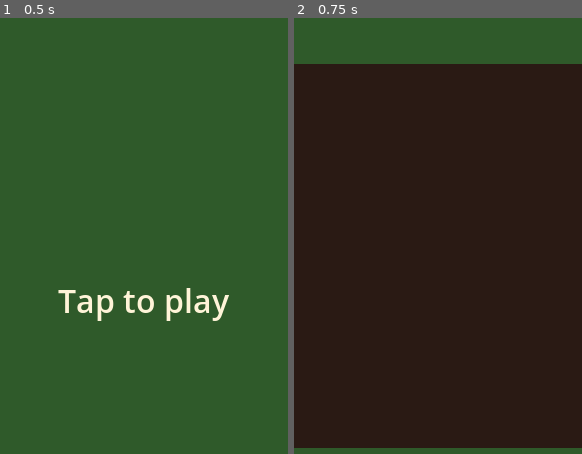
Above: before the commit, frames 1-2 (left to right).
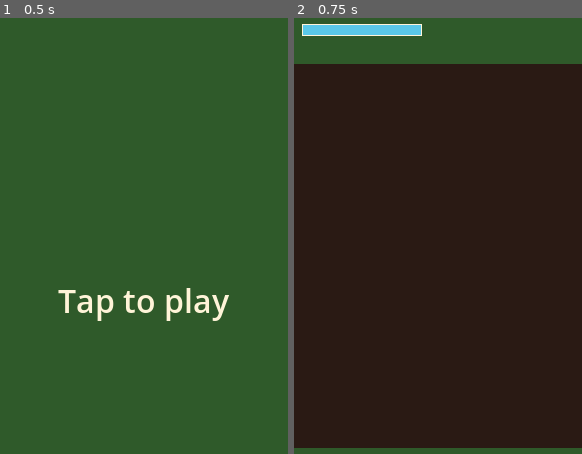
Above: after the commit, the same moments.

Repository: GraySun2/bevyVgodot
Game: Godot game, scene res://main.tscn
The game is run twice, just before and just after one commit, with the same random seed, the same clock (stepped at 60 frames per second) and the same inputs.
Inputs (mouse positions are in pixels of both pictures, inside the frame that each line leads up to):
- Up to frame 1 (0.5 s): no input
- Up to frame 2 (0.75 s): tap Enter at 0.5 s; move the mouse to (501, 275) at 0.52 s; hold Right from 0.53 s (still down); click (501, 275) at 0.67 s

Frame 1 is identical in both runs. In frame 2, 1.1% of the frame differs, in the area x 2-45%, y 1-5%.
Error in both runs: Trying to return a value of type "Nil" from a function whose return type is "Dictionary". (res://sheet.gd:41)

Commit message:
Godot: step 3 as the builder handed it back (mana, aim, Gust, first sounds)
Co-Authored-By: Claude Fable 5.2 <noreply@anthropic.com>
Claude-Session: https://claude.ai/code/session_015NcQvQf3EAViDpbKAmzWRx

Diff:
--- /dev/null
+++ b/godot/aim.gd
@@ -0,0 +1,55 @@
+extends Sprite2D
+## The mark on the aimed tile, which is the tile a spell lands on.
+## The aimed tile is the next tile from the mage's tile, the way the mage faces.
+## A touch that starts on a tile of the lot, no more than REACH tiles from the mage's
+## tile, aims there instead, until the mage's tile changes or the mage turns.
+## In the scene this node comes before the mage, so it is drawn under it, and it is
+## set to run after the mage each frame, so the mark never lags a frame behind.
+
+const NONE := Vector2i(-1, -1)  # what tile() says when no tile is aimed
+const REACH := 2  # how many tiles away a touch can aim, across and up or down
+
+var _picked := NONE  # the tile a touch picked, while it holds
+var _picked_from := NONE  # the mage's tile when it was picked
+var _picked_facing := Vector2i.ZERO  # and the way the mage faced
+
+@onready var lot = get_parent()
+@onready var mage = %Mage
+
+
+func _ready() -> void:
+	texture = Sheet.controls
+	region_rect = Sheet.piece("aim")
+
+
+func _process(_delta: float) -> void:
+	_place()
+
+
+func _unhandled_input(event: InputEvent) -> void:
+	if event is InputEventScreenTouch and event.pressed:
+		var at := Vector2i((lot.make_input_local(event).position / Sheet.tile).floor())
+		var from: Vector2i = mage.tile()
+		if lot.has_tile(at) and absi(at.x - from.x) <= REACH and absi(at.y - from.y) <= REACH:
+			_picked = at
+			_picked_from = from
+			_picked_facing = mage.facing
+			_place()
+			get_viewport().set_input_as_handled()
+
+
+## The aimed tile, or NONE when the tile in front would be off the lot.
+func tile() -> Vector2i:
+	if _picked != NONE and (mage.tile() != _picked_from or mage.facing != _picked_facing):
+		_picked = NONE
+	if _picked != NONE:
+		return _picked
+	var front: Vector2i = mage.tile() + mage.facing
+	return front if lot.has_tile(front) else NONE
+
+
+## Puts the mark on the aimed tile, or hides it when there is none.
+func _place() -> void:
+	var at := tile()
+	visible = at != NONE
+	position = at * Sheet.tile
--- a/godot/lot.gd
+++ b/godot/lot.gd
@@ -1,10 +1,11 @@
 extends Node2D
 ## The farm lot, drawn from lot.json: the ground, the things on top of it, then the mage.
-## It also says what the mage can't cross.
+## It also says what the mage can't cross, and does each spell's work on a tile.
 
 const SOLID := ["house_nw", "house_n", "house_ne", "house_sw", "house_s", "house_se", "crate"]  # the sprites the mage can't cross
 
 var size: Vector2  # the lot's size, in pixels
+var tiles: Vector2i  # the lot's size, in tiles
 var _solid: Array  # where the SOLID sprites are on the sheet
 
 @onready var ground: TileMapLayer = $Ground
@@ -16,7 +17,8 @@
 	var lot := Sheet.read("lot.json")
 	_fill(ground, lot.ground, lot.ground_legend)
 	_fill(things, lot.things, lot.things_legend)
-	size = Vector2(lot.width, lot.height) * Sheet.tile
+	tiles = Vector2i(lot.width, lot.height)
+	size = tiles * Sheet.tile
 	_solid = SOLID.map(Sheet.cell)
 	mage.position = Vector2(lot.start.x, lot.start.y) * Sheet.tile
 
@@ -33,6 +35,20 @@
 	return false
 
 
+## Whether a tile is on the lot.
+func has_tile(at: Vector2i) -> bool:
+	return Rect2i(Vector2i.ZERO, tiles).has_point(at)
+
+
+## The spell Gust: blows the rubble or weeds off a tile, so the ground under them shows.
+## Says whether there were any. (A spell's button calls the function with the spell's name.)
+func gust(at: Vector2i) -> bool:
+	if things.get_cell_atlas_coords(at) not in [Sheet.cell("rubble"), Sheet.cell("weeds")]:
+		return false
+	things.erase_cell(at)
+	return true
+
+
 ## Puts one layer's tiles down. Each row is a line of letters; the legend names each letter's sprite.
 func _fill(layer: TileMapLayer, rows: Array, legend: Dictionary) -> void:
 	layer.tile_set = Sheet.tile_set
--- a/godot/mage.gd
+++ b/godot/mage.gd
@@ -2,11 +2,18 @@
 ## The mage. It walks the way the stick points (or the keys, for testing), faces the
 ## way it walks, and can't go into what the lot keeps it out of or off the lot.
 ## Its position is the top-left corner of its sprite, in the lot's pixels.
+## It also holds the mana, which comes back by itself.
 
 const SPEED := 96.0  # pixels a second, which is 3 tiles
 const BODY := Rect2(6, 6, 20, 20)  # the box that bumps into things, in the middle of the sprite
 const HOP := 8.0  # it moves in hops no longer than this, so a slow frame can't jump over a tile
 const EVEN := 0.001  # a slant this close to even counts as even; a thumb's place is never exact
+const MANA_MAX := 100.0
+const MANA_BACK := 6.5  # mana that comes back each second
+const SPRITES := {Vector2i.DOWN: "mage_down", Vector2i.UP: "mage_up", Vector2i.LEFT: "mage_left", Vector2i.RIGHT: "mage_right"}
+
+var mana := MANA_MAX
+var facing := Vector2i.DOWN  # the way the mage faces, as one step on the lot's tiles
 
 @onready var lot = get_parent()
 @onready var stick = %Stick
@@ -18,6 +25,7 @@
 
 
 func _process(delta: float) -> void:
+	mana = minf(mana + MANA_BACK * delta, MANA_MAX)
 	var way: Vector2 = stick.way()
 	if way == Vector2.ZERO:
 		way = _keys()
@@ -28,6 +36,11 @@
 	var step := way * SPEED * delta
 	_walk(0, step.x)
 	_walk(1, step.y)
+
+
+## The mage's tile: the tile under the middle of its sprite.
+func tile() -> Vector2i:
+	return Vector2i((position / Sheet.tile + Vector2(0.5, 0.5)).floor())
 
 
 ## The way the arrow keys or W, A, S and D point, one pixel long, or nothing.
@@ -42,9 +55,10 @@
 ## Turns the mage to face the way it walks. At a slant the bigger part wins, and an even slant is left or right.
 func _face(way: Vector2) -> void:
 	if absf(way.x) + EVEN >= absf(way.y):
-		region_rect = Sheet.region("mage_right" if way.x > 0.0 else "mage_left")
+		facing = Vector2i.RIGHT if way.x > 0.0 else Vector2i.LEFT
 	else:
-		region_rect = Sheet.region("mage_down" if way.y > 0.0 else "mage_up")
+		facing = Vector2i.DOWN if way.y > 0.0 else Vector2i.UP
+	region_rect = Sheet.region(SPRITES[facing])
 
 
 ## Walks a distance along one axis (0 is across, 1 is down), stopping flush against
--- a/godot/main.tscn
+++ b/godot/main.tscn
@@ -1,10 +1,13 @@
-[gd_scene load_steps=6 format=3]
+[gd_scene load_steps=9 format=3]
 
 [ext_resource type="Script" path="res://main.gd" id="1"]
 [ext_resource type="Script" path="res://lot.gd" id="2"]
 [ext_resource type="Script" path="res://cover.gd" id="3"]
 [ext_resource type="Script" path="res://mage.gd" id="4"]
 [ext_resource type="Script" path="res://stick.gd" id="5"]
+[ext_resource type="Script" path="res://mana_bar.gd" id="6"]
+[ext_resource type="Script" path="res://aim.gd" id="7"]
+[ext_resource type="Script" path="res://spell.gd" id="8"]
 
 [node name="Main" type="Node2D"]
 script = ExtResource("1")
@@ -17,7 +20,12 @@
 mouse_filter = 2
 color = Color(0.184314, 0.352941, 0.164706, 1)
 
+[node name="ManaBar" type="Node2D" parent="Picture"]
+position = Vector2(8, 8)
+script = ExtResource("6")
+
 [node name="Lot" type="Node2D" parent="Picture"]
+unique_name_in_owner = true
 position = Vector2(0, 48)
 script = ExtResource("2")
 
@@ -25,7 +33,16 @@
 
 [node name="Things" type="TileMapLayer" parent="Picture/Lot"]
 
+[node name="Aim" type="Sprite2D" parent="Picture/Lot"]
+unique_name_in_owner = true
+process_priority = 1
+centered = false
+region_enabled = true
+region_filter_clip_enabled = true
+script = ExtResource("7")
+
 [node name="Mage" type="Sprite2D" parent="Picture/Lot"]
+unique_name_in_owner = true
 centered = false
 region_enabled = true
 region_filter_clip_enabled = true
@@ -51,6 +68,16 @@
 region_enabled = true
 region_filter_clip_enabled = true
 
+[node name="Gust" type="Sprite2D" parent="Picture"]
+position = Vector2(156, 444)
+centered = false
+region_enabled = true
+region_filter_clip_enabled = true
+script = ExtResource("8")
+spell = "gust"
+cost = 8.0
+key = 49
+
 [node name="Cover" type="ColorRect" parent="Picture"]
 process_mode = 3
 offset_right = 288.0
--- /dev/null
+++ b/godot/mana_bar.gd
@@ -0,0 +1,30 @@
+extends Node2D
+## The mana bar in the top strip: a box with a 1 pixel border, filled from the left
+## for the mana the mage has. This node sits on the box's top-left corner.
+
+const SIZE := Vector2(120, 12)
+const INSIDE := Rect2(1, 1, 118, 10)
+const BORDER := Color("fff4d8")
+const FULL := Color("5ac8e8")
+const EMPTY := Color("1f3a36")
+
+var _shown := -1  # how many pixels of FULL are drawn now
+
+@onready var mage = %Mage
+
+
+func _process(_delta: float) -> void:
+	if _filled() != _shown:
+		queue_redraw()
+
+
+func _draw() -> void:
+	_shown = _filled()
+	draw_rect(Rect2(Vector2.ZERO, SIZE), BORDER)
+	draw_rect(INSIDE, EMPTY)
+	draw_rect(Rect2(INSIDE.position, Vector2(_shown, INSIDE.size.y)), FULL)
+
+
+## How many pixels across are filled: in proportion to the mana, to the nearest pixel.
+func _filled() -> int:
+	return roundi(INSIDE.size.x * mage.mana / mage.MANA_MAX)
--- a/godot/project.godot
+++ b/godot/project.godot
@@ -19,6 +19,7 @@
 [autoload]
 
 Sheet="*res://sheet.gd"
+Sounds="*res://sounds.gd"
 
 [display]
 
--- /dev/null
+++ b/godot/sounds.gd
@@ -0,0 +1,25 @@
+extends Node
+## The shared sounds, reached from anywhere as "Sounds". sounds.json names each one's file.
+## A sound is loaded the first time it is played. Every play starts it from its
+## beginning, and plays may overlap, the same sound's included.
+
+const OVERLAP := 8  # how many plays of one sound can run at once
+
+var _files := {}  # sound name -> its file
+var _players := {}  # sound name -> the player that plays it
+
+
+func _ready() -> void:
+	var data := Sheet.read("sounds.json")
+	for sound: String in data.sounds:
+		_files[sound] = data.sounds[sound].file
+
+
+func play(sound: String) -> void:
+	if not _players.has(sound):
+		var player := AudioStreamPlayer.new()
+		player.stream = load(Sheet.DIR + _files[sound])
+		player.max_polyphony = OVERLAP
+		add_child(player)
+		_players[sound] = player
+	_players[sound].play()
--- /dev/null
+++ b/godot/spell.gd
@@ -0,0 +1,48 @@
+extends Sprite2D
+## A spell's button. A touch that starts on it casts the spell once on the aimed tile,
+## and so does the spell's key. Holding either down does nothing more.
+## Set in the scene: the spell's name, what it costs in mana, and its key. The name picks
+## the art ("spell_<name>" and "spell_<name>_off" in controls.json), the sound, and the
+## lot's function of that name, which does the spell's work on a tile and says whether
+## anything changed.
+
+@export var spell := ""
+@export var cost := 0.0
+@export var key := KEY_NONE
+
+@onready var mage = %Mage
+@onready var aim = %Aim
+@onready var lot = %Lot
+
+
+func _ready() -> void:
+	texture = Sheet.controls
+	_show()
+
+
+func _process(_delta: float) -> void:
+	_show()
+
+
+func _unhandled_input(event: InputEvent) -> void:
+	var touched: bool = event is InputEventScreenTouch and event.pressed and get_rect().has_point(make_input_local(event).position)
+	var keyed: bool = event is InputEventKey and event.pressed and not event.echo and event.keycode == key
+	if touched or keyed:
+		get_viewport().set_input_as_handled()
+		cast()
+
+
+## Casts the spell on the aimed tile.
+func cast() -> void:
+	if mage.mana < cost:
+		return  # not enough mana: nothing at all happens
+	if lot.call(spell, aim.tile()):
+		mage.mana -= cost
+		Sounds.play(spell)
+	else:
+		Sounds.play("no")  # nothing to change there, so the mana stays
+
+
+## Shows the button lit while the mage has the mana for it, and dim while not.
+func _show() -> void:
+	region_rect = Sheet.piece("spell_" + spell + ("" if mage.mana >= cost else "_off"))
Not shown, added: godot/aim.gd.uid
Not shown, added: godot/mana_bar.gd.uid
Not shown, added: godot/sounds.gd.uid
Not shown, added: godot/spell.gd.uid
